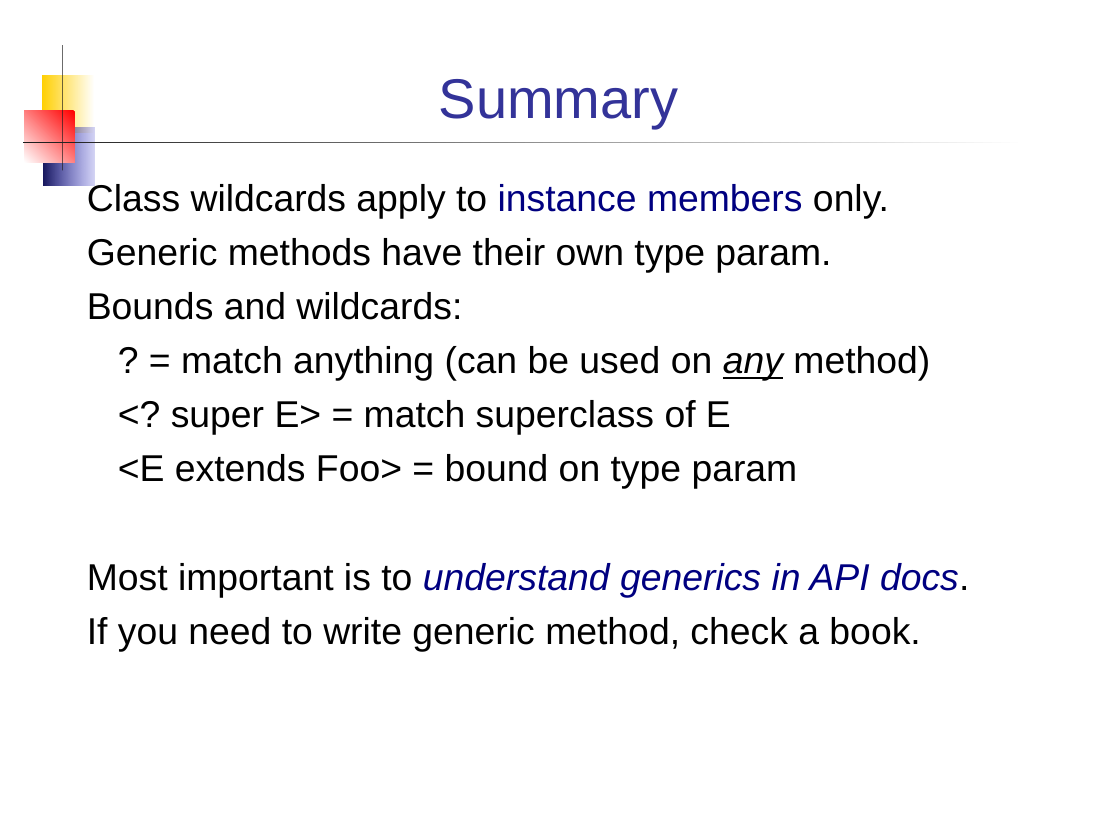
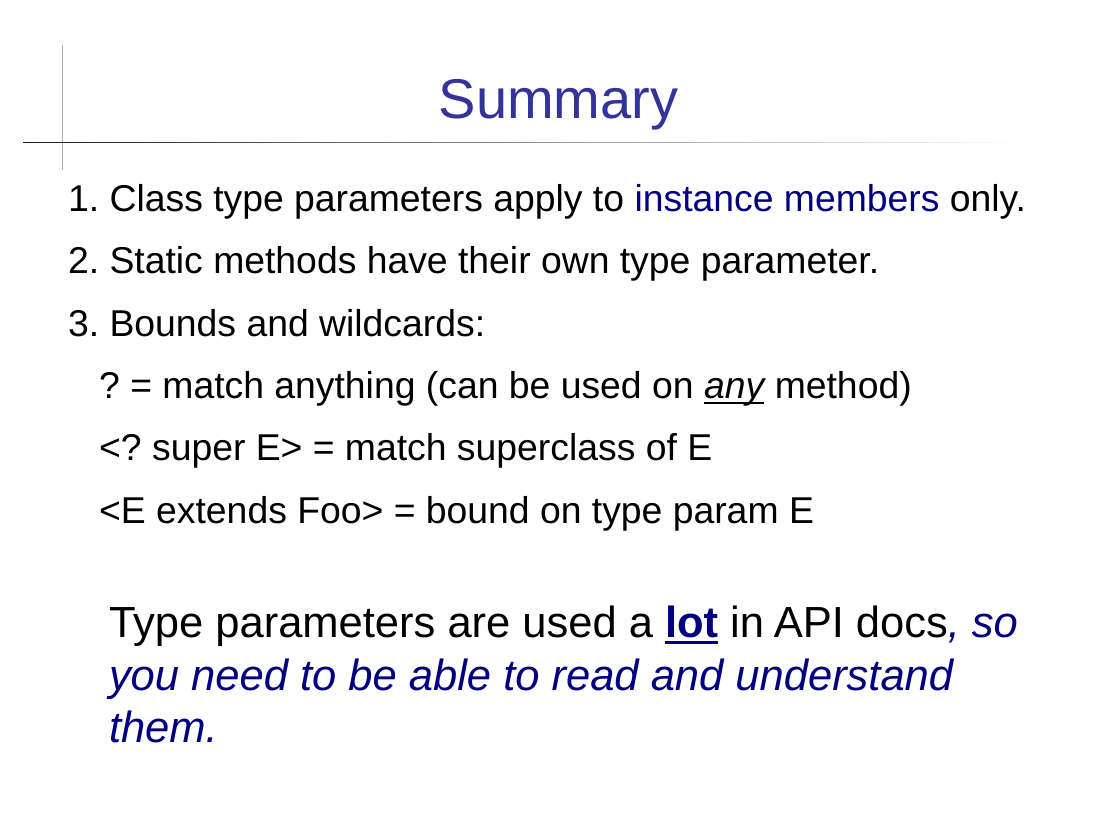
Before and after one commit to skeoop/skeoop.github.io, a slide deck: slide 14 of week13/Generics.ppt. Drawn at 1120x840 pixels with LibreOffice and Linux fonts; fonts in the diff are those of the drawing. Boxes give left, top, right and bottom in pixels: in the first picture for what was removed or moved away, otherwise in the second. Text is boxed around its words. In the diff, an @@ line names an element or a change of style, - is before the commit and + after.

```diff
--- a/week13/Generics.ppt
+++ b/week13/Generics.ppt
@@ rectangle removed at [41, 75, 94, 133] @@
@@ rectangle removed at [25, 111, 75, 162] @@
@@ rectangle removed at [44, 128, 94, 186] @@
@@ text "1. Class type parameters apply ...": place and size @@
-text "1. Class type parameters apply ..." at [87, 181, 969, 651]
+text "1. Class type parameters apply ..." at [68, 184, 1026, 743]
@@ text at [68, 184, 1026, 337]: text changed @@
-Class wildcards apply to instance members only.
-Generic methods have their own type param.
-Bounds and wildcards:
+1. Class type parameters apply to instance members only.
+2. Static methods have their own type parameter.
+3. Bounds and wildcards:
@@ text at [152, 371, 912, 468]: indent changed; more space between paragraphs @@
@@ text at [99, 496, 1018, 743]: text changed; size 24 to 28 pt @@
-<E extends Foo> = bound on type param
-Most important is to understand generics in API docs.
-If you need to write generic method, check a book.
+<E extends Foo> = bound on type param E
+Type parameters are used a lot in API docs, so you need to be able to read and understand them.
```
Also in this commit, not shown: 12 other slides changed, 1 slide added, 1 other file.
